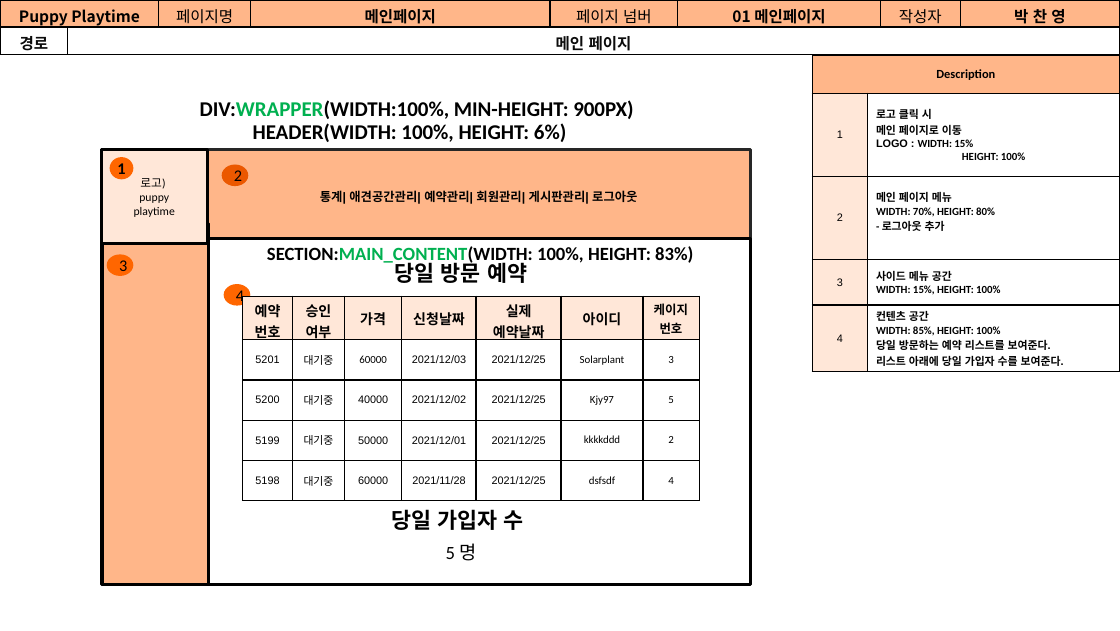
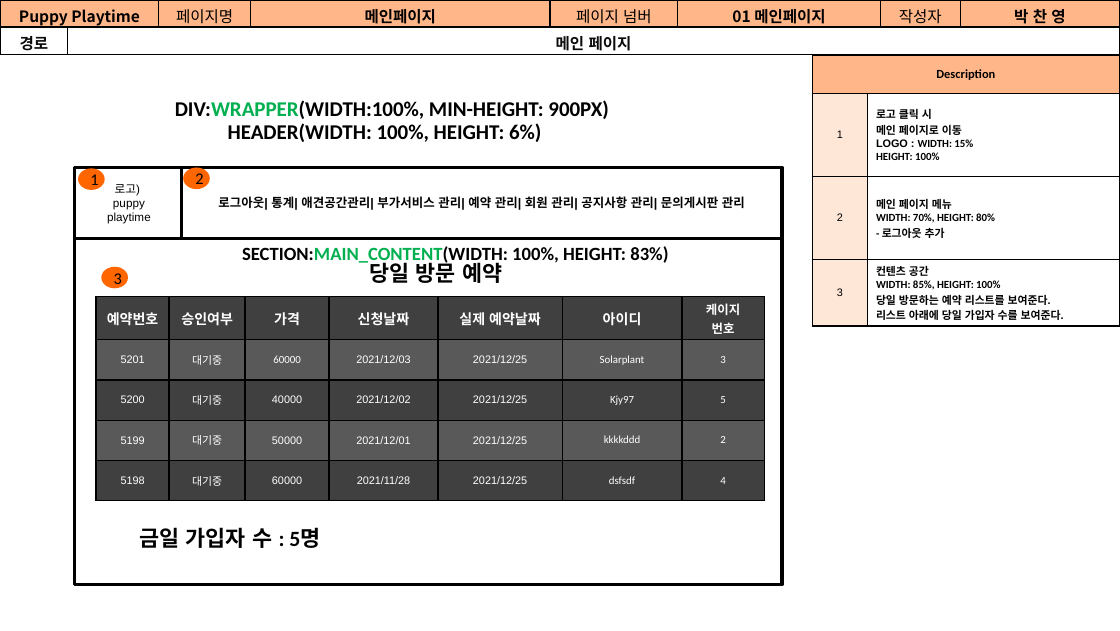
Before and after one commit to Jogging-Kim-Chaebak/PuppyPlaytime, a slide deck: slide 5 of 프로젝트 산출물/9. 스토리보드/Puppy Playtime 관리자 스토리보드.pptx. Drawn at 1120x631 pixels with LibreOffice and Linux fonts; fonts in the diff are those of the drawing; background and template pictures are left out. Boxes give left, top, right and bottom in pixels: in the first picture for what was removed or moved away, otherwise in the second. Text is boxed around its words. In the diff, an @@ line names an element or a change of style, - is before the commit and + after.

```diff
--- a/프로젝트 산출물/9. 스토리보드/Puppy Playtime 관리자 스토리보드.pptx
+++ b/프로젝트 산출물/9. 스토리보드/Puppy Playtime 관리자 스토리보드.pptx
@@ table at box(812, 55, 1119, 324) @@
-row 4: 3 | 사이드 메뉴 공간 / WIDTH: 15%, HEIGHT: 100%
-row 5: 4 | 컨텐츠 공간 / WIDTH: 85%, HEIGHT: 100% / 당일 방문하는 예약 리스트를 보여준다. / 리스트 아래에 당일 가입자 수를 보여준다.
+row 4: 3 | 컨텐츠 공간 / WIDTH: 85%, HEIGHT: 100% / 당일 방문하는 예약 리스트를 보여준다. / 리스트 아래에 당일 가입자 수를 보여준다.
@@ rectangle "로고)": place and size @@
-rectangle "로고)" at box(102, 150, 208, 244)
+rectangle "로고)" at box(75, 167, 184, 239)
@@ rectangle "로고)" at box(75, 167, 184, 239): font Calibri to Arial; fill #FFE7D8 to #FFFFFF @@
@@ ellipse "1": place and size @@
-ellipse "1" at box(110, 157, 133, 179)
+ellipse "1" at box(78, 168, 105, 189)
@@ ellipse "1" at box(78, 168, 105, 189): bold off @@
@@ rectangle "로그아웃| 통계| 애견공간관리| 부가서비스 관리| ...": place and size @@
-rectangle "로그아웃| 통계| 애견공간관리| 부가서비스 관리| ..." at box(207, 150, 750, 243)
+rectangle "로그아웃| 통계| 애견공간관리| 부가서비스 관리| ..." at box(181, 167, 782, 239)
@@ rectangle "로그아웃| 통계| 애견공간관리| 부가서비스 관리| ..." at box(181, 167, 782, 239): fill #FFB689 to #FFFFFF; outline #262626 2 pt to #000000 2 pt @@
@@ ellipse "2": place and size @@
-ellipse "2" at box(222, 165, 249, 186)
+ellipse "2" at box(184, 167, 211, 188)
@@ ellipse "2" at box(184, 167, 211, 188): fill #EB5800 to #FF6600 @@
@@ text in rectangle at box(218, 196, 745, 210): text changed; size 7.9 to 8 pt @@
-통계| 애견공간관리| 예약관리| 회원관리| 게시판관리| 로그아웃
+로그아웃| 통계| 애견공간관리| 부가서비스 관리| 예약 관리| 회원 관리| 공지사항 관리| 문의게시판 관리
@@ rectangle "ㄴㅇㅁㅇㄴㅁㅇ": place and size @@
-rectangle "ㄴㅇㅁㅇㄴㅁㅇ" at box(102, 239, 750, 585)
+rectangle "ㄴㅇㅁㅇㄴㅁㅇ" at box(75, 239, 782, 585)
@@ rectangle removed at box(103, 224, 208, 585) @@
@@ ellipse "3": place and size @@
-ellipse "3" at box(106, 254, 133, 276)
+ellipse "3" at box(102, 267, 129, 288)
@@ 4 texts: place and size @@
-4 texts at box(200, 100, 693, 283)
+4 texts at box(175, 100, 668, 283)
@@ table at box(96, 296, 765, 501) @@
@@ fill #FFE7D8 to #404040 in row 1 @@
@@ fill none to #595959 in 14 cells @@
@@ fill none to #404040 in 14 cells @@
@@ text colour #000000 to #FFFFFF @@
@@ table: place and size @@
-table at box(243, 296, 699, 501)
+table at box(96, 296, 765, 501)
@@ ellipse removed at box(224, 283, 251, 305) @@
-4
@@ text at box(140, 527, 320, 548): text changed @@
-당일 가입자 수
+금일 가입자 수 : 5명
@@ text removed at box(446, 543, 476, 561) @@
-5 명
```
Also in this commit, not shown: 22 other slides changed, 1 slide added, 2 slides removed, 12 other files.
